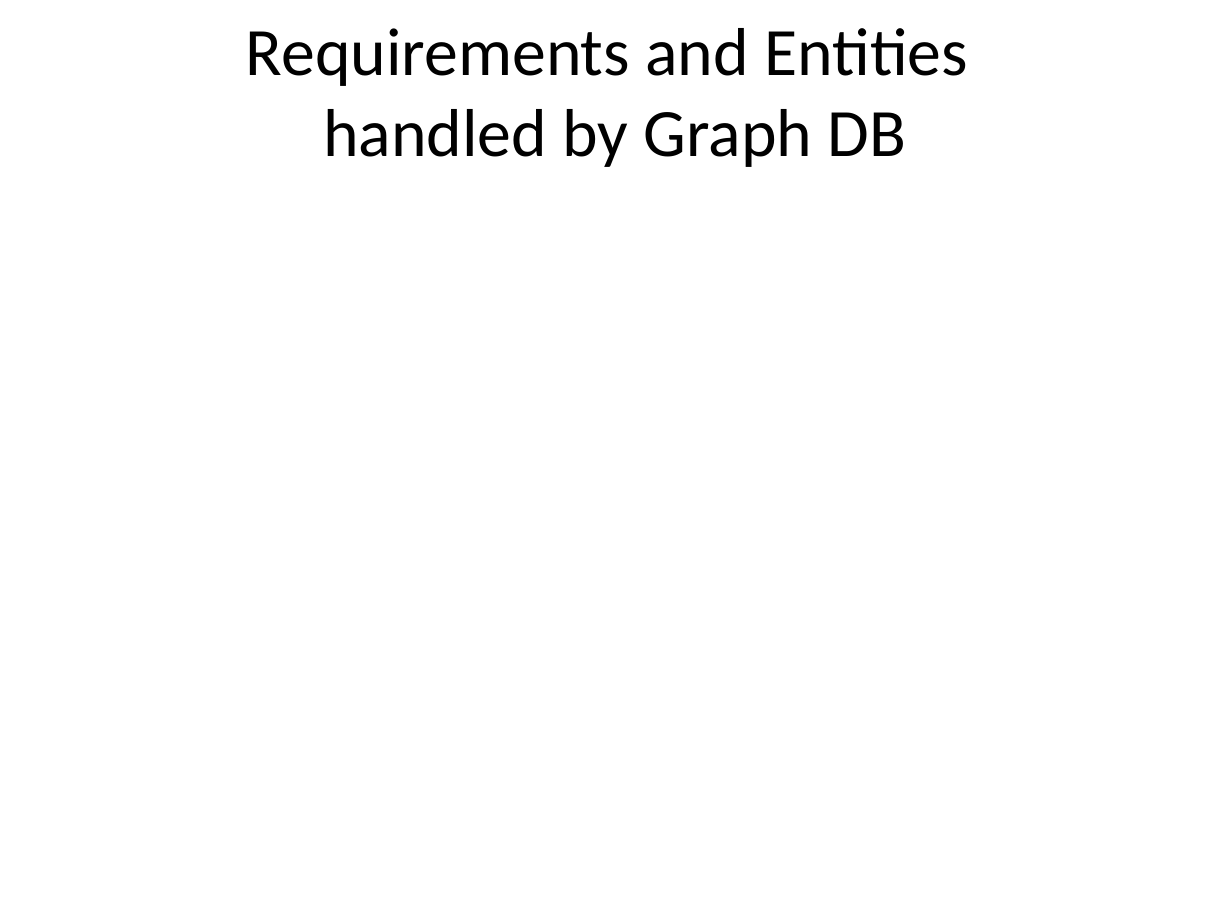
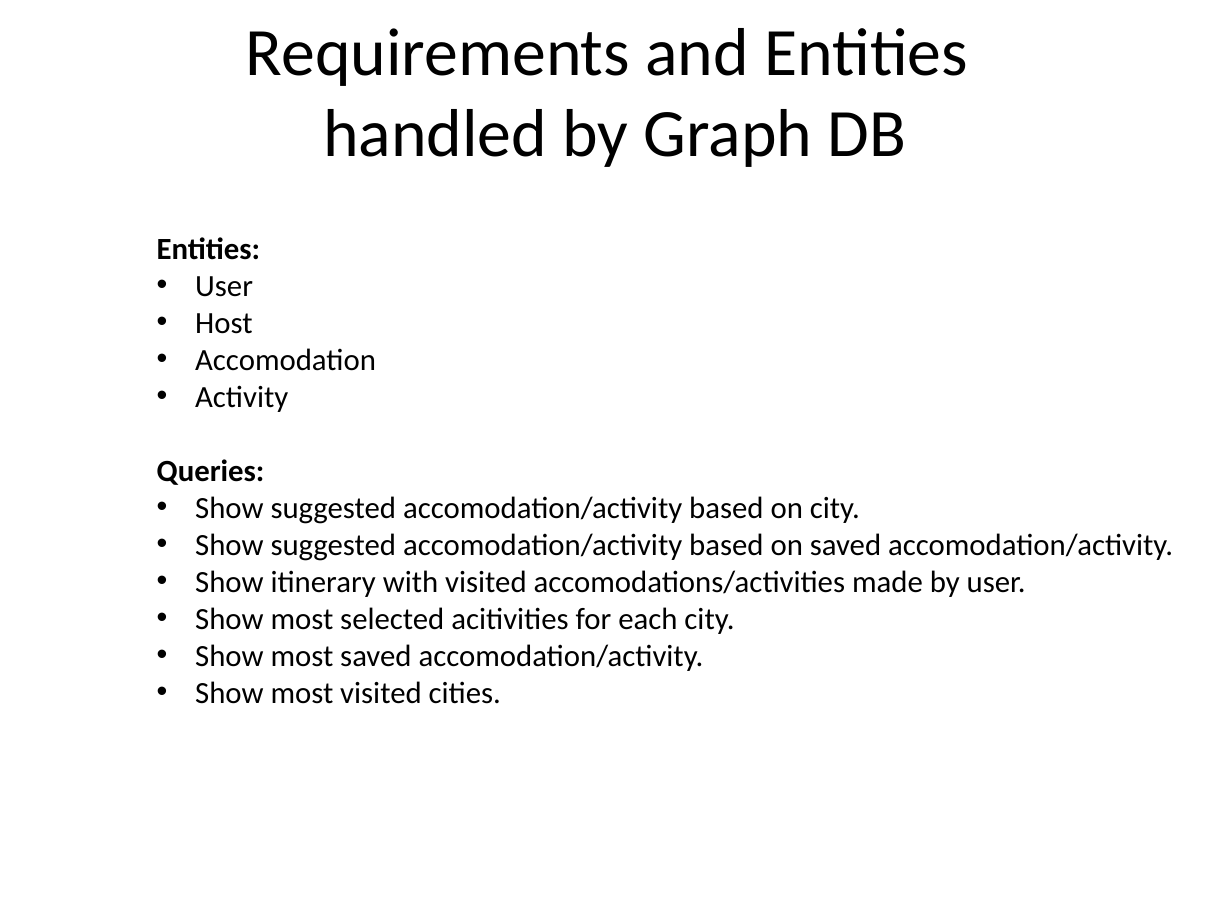
Before and after one commit to bata26/MyVacation, a slide deck: slide 8 of Project Design Presentation My Vacation.pptx. Drawn at 1232x924 pixels with LibreOffice and Linux fonts; fonts in the diff are those of the drawing; background and template pictures are left out. Boxes give left, top, right and bottom in pixels: in the first picture for what was removed or moved away, otherwise in the second. Text is boxed around its words. In the diff, an @@ line names an element or a change of style, - is before the commit and + after.

Commit message:
Add graphDB query

```diff
--- a/Project Design Presentation My Vacation.pptx
+++ b/Project Design Presentation My Vacation.pptx
@@ text added at [157, 237, 1173, 704], 18 pt, text #000000 @@
+Entities:
+• User
+• Host
+• Accomodation
+• Activity
+Queries:
+• Show suggested accomodation/activity based on city.
+• Show suggested accomodation/activity based on saved accomodation/activity.
+• Show itinerary with visited accomodations/activities made by user.
+• Show most selected acitivities for each city.
+• Show most saved accomodation/activity.
+• Show most visited cities.
```
